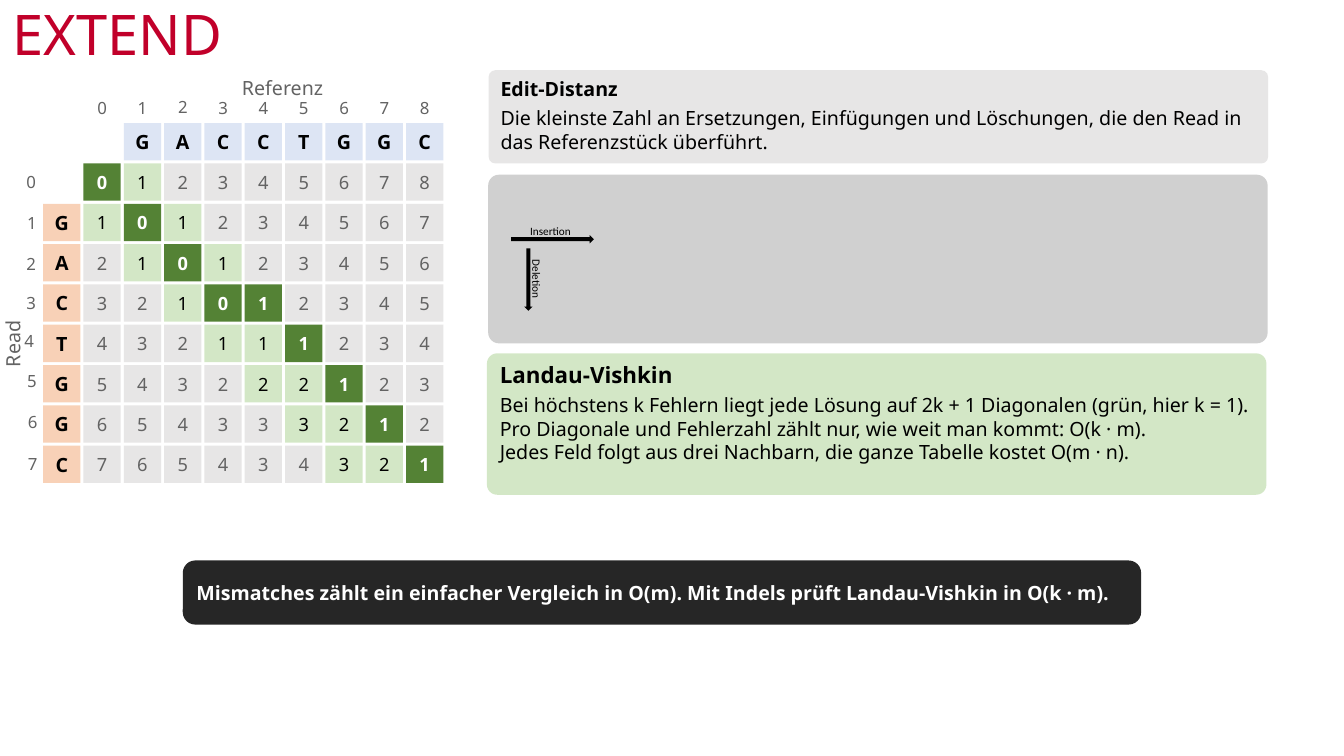
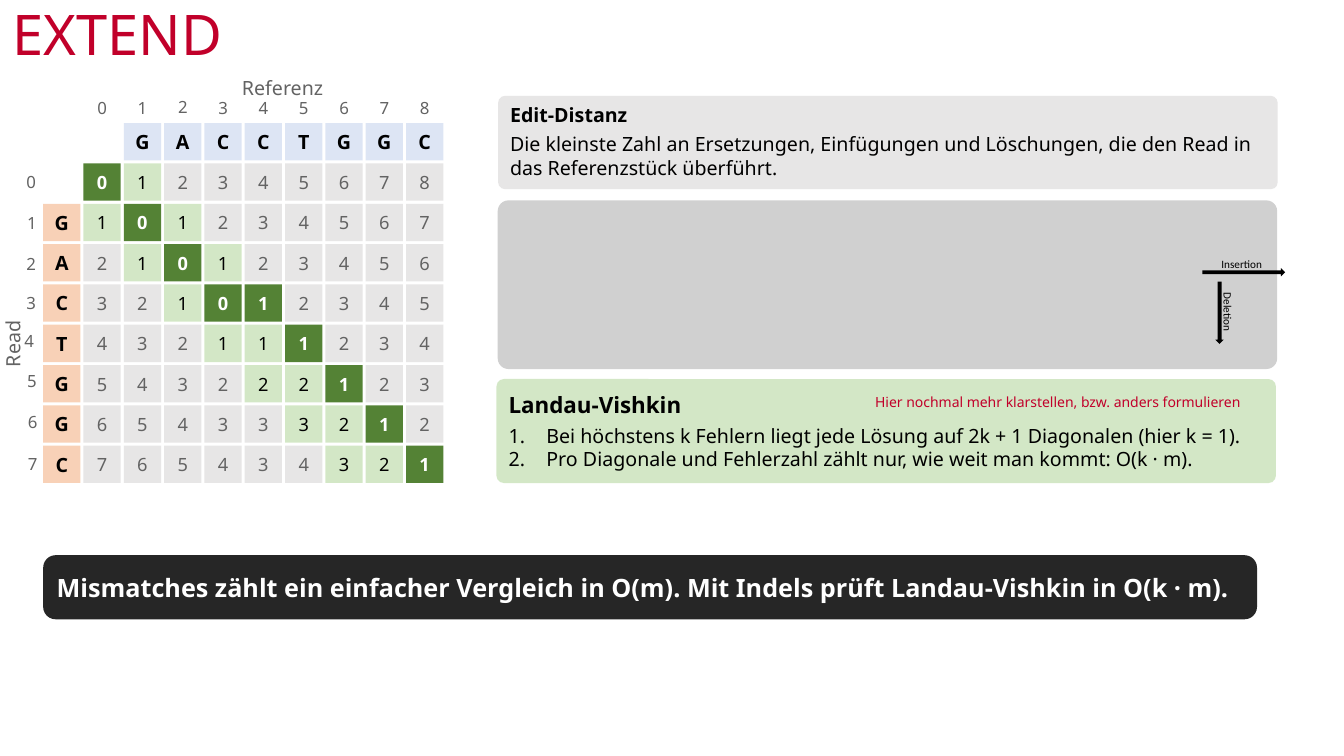
Before and after one commit to mawehl/BigData, a slide deck: slide 10 of CloudBurst_Wehle.pptx. Drawn at 1344x756 pixels with LibreOffice and Linux fonts; fonts in the diff are those of the drawing; grey boxes stand for pictures; background and template pictures are left out. Boxes give left, top, right and bottom in pixels: in the first picture for what was removed or moved away, otherwise in the second. Text is boxed around its words. In the diff, an @@ line names an element or a change of style, - is before the commit and + after.

```diff
--- a/CloudBurst_Wehle.pptx
+++ b/CloudBurst_Wehle.pptx
@@ rounded rectangle "Edit-Distanz": place and size @@
-rounded rectangle "Edit-Distanz" at <box>489,71,1268,164</box>
+rounded rectangle "Edit-Distanz" at <box>498,96,1277,190</box>
@@ picture: place and size @@
-picture at <box>488,174,1267,343</box>
+picture at <box>498,201,1277,369</box>
@@ right arrow "Insertion": place and size @@
-right arrow "Insertion" at <box>512,237,593,242</box>
+right arrow "Insertion" at <box>1204,270,1285,275</box>
@@ right arrow "Deletion": place and size @@
-right arrow "Deletion" at <box>526,250,531,310</box>
+right arrow "Deletion" at <box>1217,283,1223,343</box>
@@ rounded rectangle "Landau-Vishkin": place and size @@
-rounded rectangle "Landau-Vishkin" at <box>487,354,1266,495</box>
+rounded rectangle "Landau-Vishkin" at <box>497,379,1276,483</box>
@@ text added at <box>875,396,1241,409</box>, 10 pt, text #C1002A @@
+Hier nochmal mehr klarstellen, bzw. anders formulieren
@@ text in rounded rectangle at <box>546,428,1240,471</box>: text changed @@
-Bei höchstens k Fehlern liegt jede Lösung auf 2k + 1 Diagonalen (grün, hier k = 1). Pro Diagonale und Fehlerzahl zählt nur, wie weit man kommt: O(k · m).
-Jedes Feld folgt aus drei Nachbarn, die ganze Tabelle kostet O(m · n).
+1. Bei höchstens k Fehlern liegt jede Lösung auf 2k + 1 Diagonalen (hier k = 1).
+2. Pro Diagonale und Fehlerzahl zählt nur, wie weit man kommt: O(k · m).
@@ rounded rectangle "Mismatches zählt ein einfacher Vergleich ...": place and size @@
-rounded rectangle "Mismatches zählt ein einfacher Vergleich ..." at <box>182,561,1141,625</box>
+rounded rectangle "Mismatches zählt ein einfacher Vergleich ..." at <box>43,556,1257,620</box>
@@ rounded rectangle "Mismatches zählt ein einfacher Vergleich ..." at <box>43,556,1257,620</box>: size 14 to 18 pt @@
```
Also in this commit, not shown: 8 other slides changed, 3 slides added, 2 slides removed.
